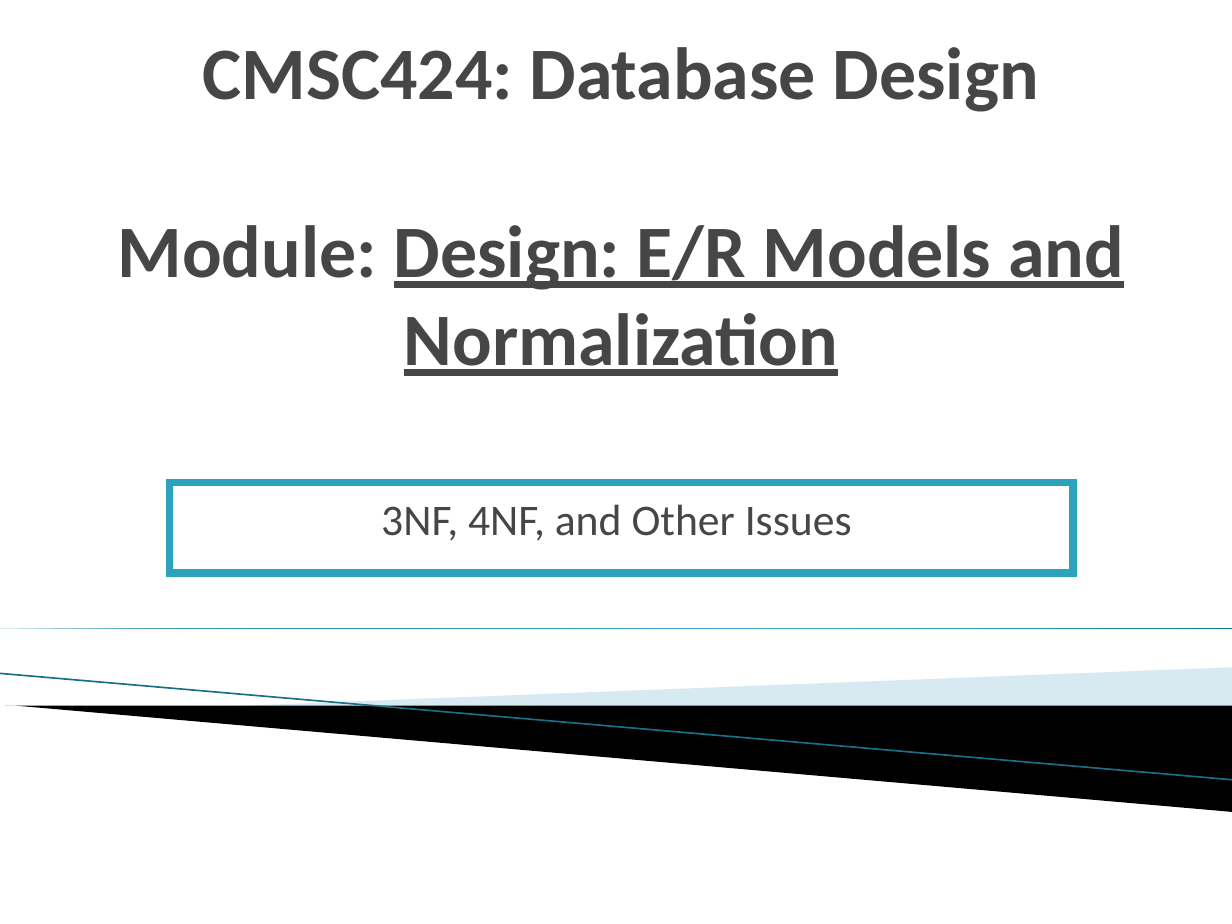
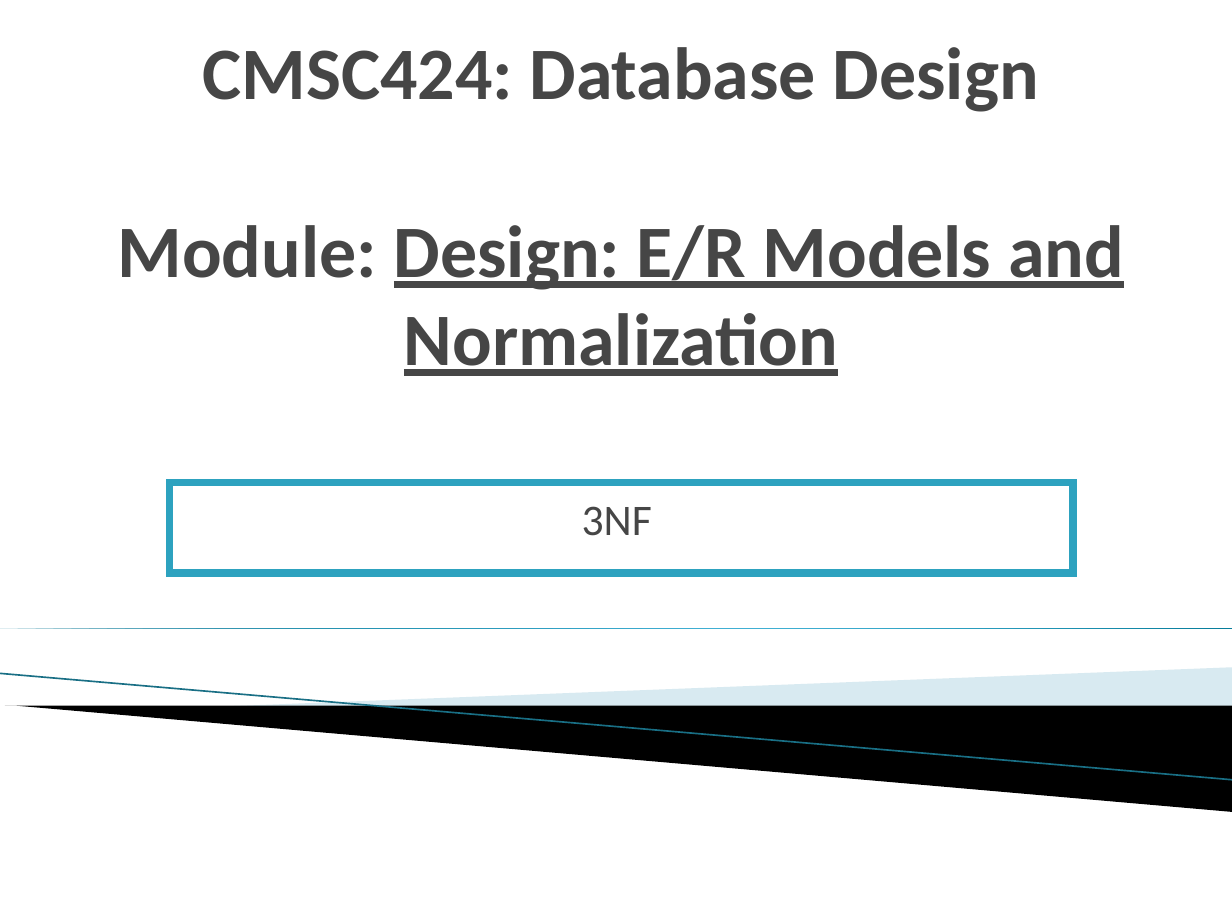
Before and after one commit to umddb/cmsc424-spring2024, a slide deck: slide 110 of Slides/03-E-R-Normalization.pptx (slide 105 before the commit). Drawn at 1232x924 pixels with LibreOffice and Linux fonts; fonts in the diff are those of the drawing; background and template pictures are left out. Boxes give left, top, right and bottom in pixels: in the first picture for what was removed or moved away, otherwise in the second. Text is boxed around its words. In the diff, an @@ line names an element or a change of style, - is before the commit and + after.

```diff
--- a/Slides/03-E-R-Normalization.pptx
+++ b/Slides/03-E-R-Normalization.pptx
@@ text in rectangle at box(582, 506, 652, 536): text changed @@
-3NF, 4NF, and Other Issues
+3NF
```
Also in this commit, not shown: 3 other slides changed, 11 slides added, 2 other files.
